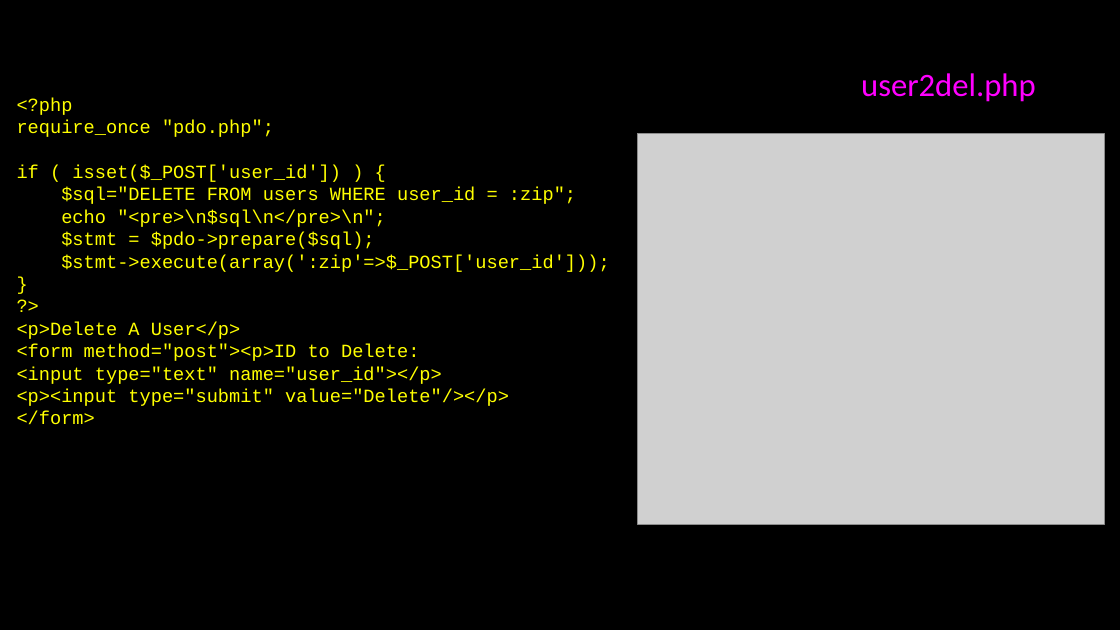
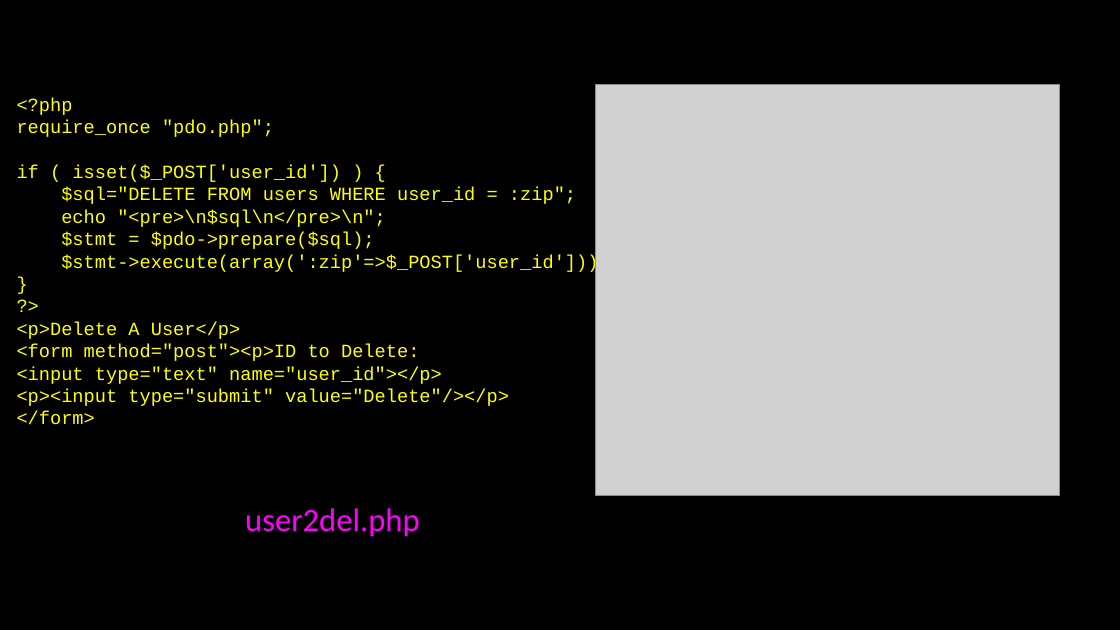
Before and after one commit to csev/wa4e, a slide deck: slide 19 of lectures/PHP-06-MySQL-PDO.ppt. Drawn at 1120x630 pixels with LibreOffice and Linux fonts; fonts in the diff are those of the drawing; grey boxes stand for pictures. Boxes give left, top, right and bottom in pixels: in the first picture for what was removed or moved away, otherwise in the second. Text is boxed around its words. In the diff, an @@ line names an element or a change of style, - is before the commit and + after.

```diff
--- a/lectures/PHP-06-MySQL-PDO.ppt
+++ b/lectures/PHP-06-MySQL-PDO.ppt
@@ picture: place and size @@
-picture at box(637, 134, 1103, 525)
+picture at box(595, 85, 1060, 496)
@@ text "user2del.php": place and size @@
-text "user2del.php" at box(861, 73, 1036, 102)
+text "user2del.php" at box(245, 508, 420, 537)
```
Also in this commit, not shown: 17 other slides changed, 1 slide added, 2 slides removed, 2 other files.
